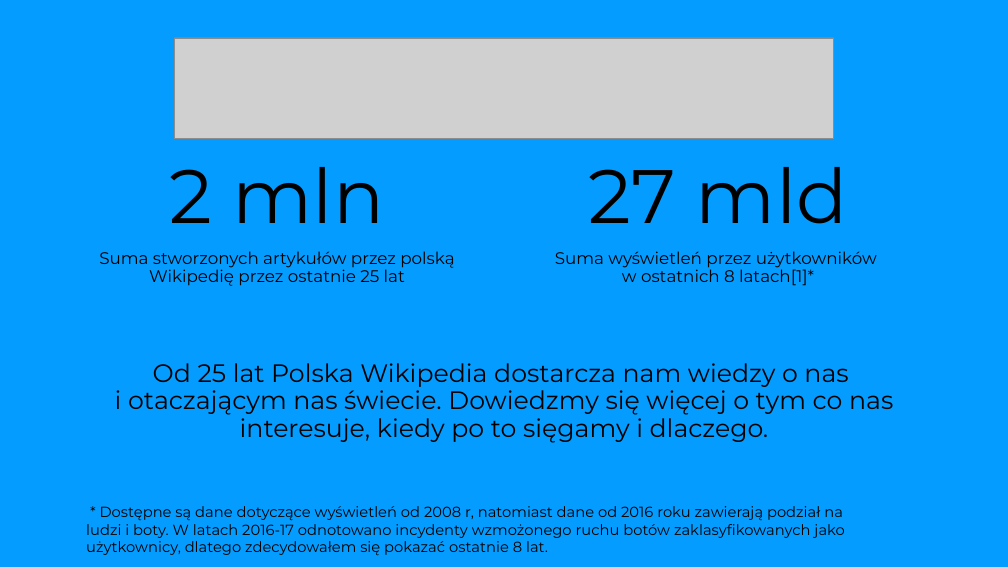
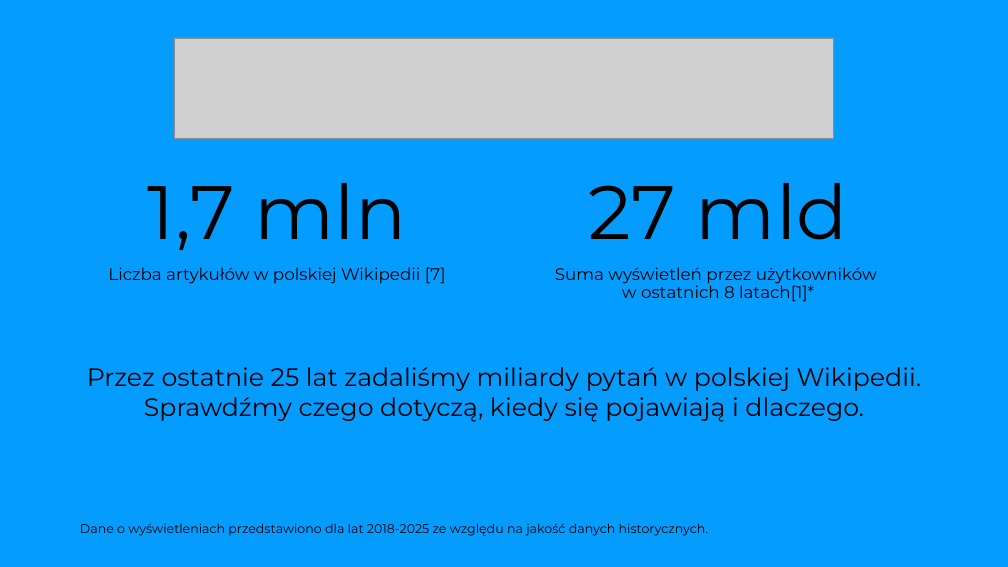
Before and after one commit to kotlarekm/BI_NGO_Wikipedia, a slide deck: slide 1 of storytelling/Storytelling.pptx. Drawn at 1008x567 pixels with LibreOffice and Linux fonts; fonts in the diff are those of the drawing; grey boxes stand for pictures; background and template pictures are left out. Boxes give left, top, right and bottom in pixels: in the first picture for what was removed or moved away, otherwise in the second. Text is boxed around its words. In the diff, an @@ line names an element or a change of style, - is before the commit and + after.

```diff
--- a/storytelling/Storytelling.pptx
+++ b/storytelling/Storytelling.pptx
@@ text "27 mld": place and size @@
-text "27 mld" at (555, 167, 877, 286)
+text "27 mld" at (555, 183, 877, 302)
@@ text at (108, 183, 446, 284): text changed @@
-2 mln
-Suma stworzonych artykułów przez polską Wikipedię przez ostatnie 25 lat
+1,7 mln
+Liczba artykułów w polskiej Wikipedii [7]
@@ text at (87, 367, 922, 422): text changed @@
-Od 25 lat Polska Wikipedia dostarcza nam wiedzy o nas
-i otaczającym nas świecie. Dowiedzmy się więcej o tym co nas interesuje, kiedy po to sięgamy i dlaczego.
+Przez ostatnie 25 lat zadaliśmy miliardy pytań w polskiej Wikipedii. Sprawdźmy czego dotyczą, kiedy się pojawiają i dlaczego.
@@ text at (80, 523, 708, 536): text changed; size 14 to 12 pt @@
-* Dostępne są dane dotyczące wyświetleń od 2008 r, natomiast dane od 2016 roku zawierają podział na ludzi i boty. W latach 2016-17 odnotowano incydenty wzmożonego ruchu botów zaklasyfikowanych jako użytkownicy, dlatego zdecydowałem się pokazać ostatnie 8 lat.
+Dane o wyświetleniach przedstawiono dla lat 2018-2025 ze względu na jakość danych historycznych.
```
Also in this commit, not shown: 9 other slides changed, 1 other file.
